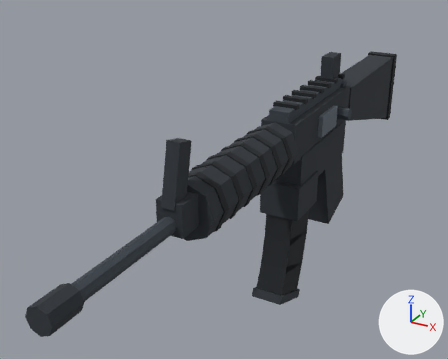
Renders of the FBX model assets/3d/export/wpn_m16.fbx from each side of a commit.
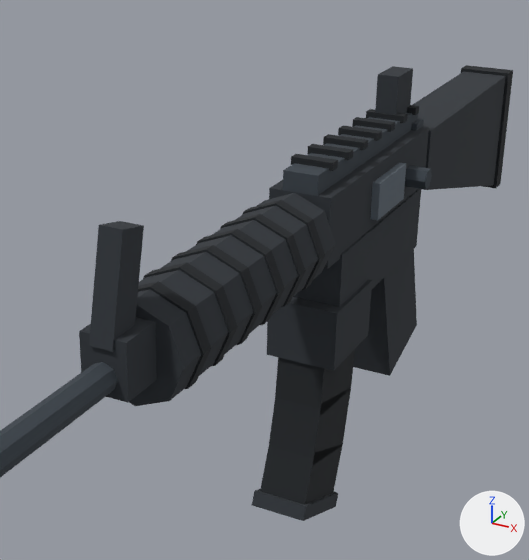
Old and new are each drawn whole from a 50 mm lens placed at (1.02, -2.91, 1.3), pointed at (-0.26, -0.6, 0.15) and again close up on the part from 25% to 91% of the width and 4% to 91% of the height. The lights are fixed; the arrows at lower right show +X, +Y and +Z. The last two pictures show the newer version.

The first close-up shows 'wpn_m16'.
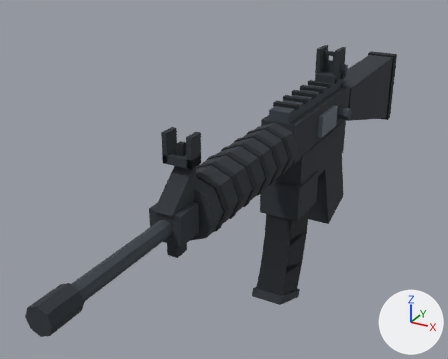
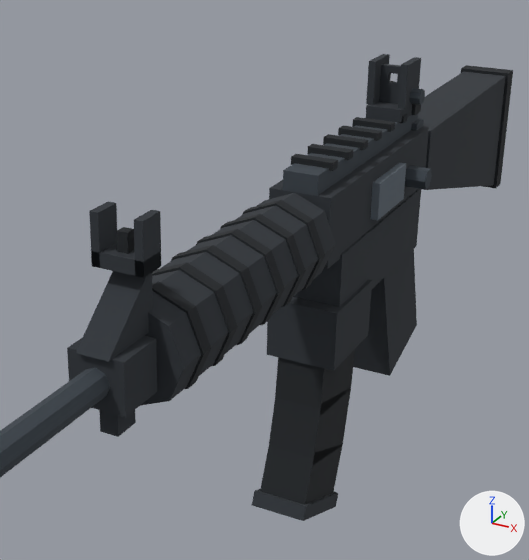
Boxes (x1, y1, x2, y2) around the edits, measured in the close-ups (529 x 560 px; the box of a moved part takes in the faces that stretch with it):
```json
{"object": "wpn_m16", "change": "reshaped", "before": [0, 65, 513, 521], "after": [0, 54, 513, 521]}
{"part": 1, "of": "me_wpn_m16", "change": "added", "after": [366, 102, 412, 123]}
{"part": 2, "of": "me_wpn_m16", "change": "added", "after": [411, 104, 421, 115]}
{"part": 3, "of": "me_wpn_m16", "change": "added", "after": [366, 54, 390, 105]}
{"part": 4, "of": "me_wpn_m16", "change": "added", "after": [398, 57, 421, 109]}
{"part": 5, "of": "me_wpn_m16", "change": "added", "after": [409, 88, 425, 105]}
{"part": 6, "of": "me_wpn_m16", "change": "moved or reshaped", "before": [79, 317, 157, 403], "after": [67, 336, 157, 417]}
{"part": 7, "of": "me_wpn_m16", "change": "added", "after": [99, 410, 136, 437]}
{"part": 8, "of": "me_wpn_m16", "change": "added", "after": [76, 271, 153, 362]}
{"part": 9, "of": "me_wpn_m16", "change": "added", "after": [117, 227, 134, 254]}
{"part": 10, "of": "me_wpn_m16", "change": "added", "after": [379, 64, 401, 104]}
{"part": 11, "of": "me_wpn_m16", "change": "added", "after": [89, 202, 161, 278]}
{"part": 12, "of": "me_wpn_m16", "change": "deleted", "before": [89, 221, 144, 352]}
{"part": 13, "of": "me_wpn_m16", "change": "deleted", "before": [375, 66, 413, 115]}
```

Edits to the scene script, one JSON object a line:
```json
{"block": "me_wpn_m16", "where": "# used by ob_wpn_m16; location = (0.0, 0.0, 0.0)"}
{"block": "me_wpn_m16", "where": "# verts and faces of me_wpn_m16; kept vertices keep their numbers, new ones are numbered from 386"}
{"block": "me_wpn_m16", "where": "# before: 128 (-0.03, -0.01, 0.51) at pixel (374, 117), 129 (-0.03, -0.01, 0.63) at pixel (377, 74), 130 (-0.03, 0.11, 0.51), 131 (-0.03, 0.11, 0.63) at pixel (392, 66), 132 (0.03, -0.01, 0.51)"}
{"block": "me_wpn_m16", "where": "# before: 133 (0.03, -0.01, 0.63) at pixel (398, 76), 134 (0.03, 0.11, 0.51), 135 (0.03, 0.11, 0.63) at pixel (413, 68)"}
{"op": "remove", "block": "me_wpn_m16", "code": "me_wpn_m16.from_pydata(...)  # 386 vertices, 269 faces; spans x -0.12..0.14, y -2.02..1.06, z -0.5..0.63"}
{"op": "add", "block": "me_wpn_m16", "code": "me_wpn_m16.from_pydata(...)  # 484 vertices, 350 faces; spans x -0.12..0.14, y -2.02..1.06, z -0.5..0.67"}
{"block": "me_wpn_m16", "change": "me_wpn_m16 part 1: a new loose piece, a box spanning x -0.05..0.05, y -0.03..0.11, z 0.51..0.545, in mat_palette (picture img_palette_png)"}
{"block": "me_wpn_m16", "change": "me_wpn_m16 part 2: a new loose piece, a box spanning x -0.06..0.06, y 0.065..0.115, z 0.51..0.54, in mat_palette (picture img_palette_png)"}
{"block": "me_wpn_m16", "change": "me_wpn_m16 part 3: a new loose piece, a box spanning x -0.056..-0.036, y -0.015..0.095, z 0.545..0.665, in mat_palette (picture img_palette_png)"}
{"block": "me_wpn_m16", "change": "me_wpn_m16 part 4: a new loose piece, a box spanning x 0.036..0.056, y -0.015..0.095, z 0.545..0.665, in mat_palette (picture img_palette_png)"}
{"block": "me_wpn_m16", "change": "me_wpn_m16 part 5: a new loose piece, an 8-sided cylinder along x spanning x 0.055..0.085, y 0.018..0.062, z 0.548..0.592, in mat_palette (picture img_palette_png)"}
{"block": "me_wpn_m16", "change": "me_wpn_m16 part 6: the loose piece of 8 vertices spanning x -0.05..0.05, y -1.43..-1.33, z 0.32..0.44 is moved by (0.0, -0.02, -0.02)"}
{"block": "me_wpn_m16", "change": "me_wpn_m16 part 7: a new loose piece, a box spanning x -0.02..0.02, y -1.42..-1.36, z 0.235..0.305, in mat_palette (picture img_palette_png)"}
{"block": "me_wpn_m16", "change": "me_wpn_m16 part 8: the loose piece of 6 vertices spanning x -0.08..0.08, y 0.18..1.0, z 0.04..0.26 is copied, and the copy is scaled about its middle by (-0.467, 0.183, -0.591), then moved by (0.0, -1.98, 0.33); it spans x -0.04..0.04, y -1.47..-1.31, z 0.41..0.54"}
{"block": "me_wpn_m16", "change": "me_wpn_m16 part 9: a new loose piece, a box spanning x -0.011..0.011, y -1.356..-1.334, z 0.545..0.615, in mat_palette (picture img_palette_png)"}
{"block": "me_wpn_m16", "change": "me_wpn_m16 part 10: a new loose piece of 24 vertices spanning x -0.04..0.04, y 0.03..0.05, z 0.54..0.65, in mat_palette (picture img_palette_png)"}
{"block": "me_wpn_m16", "change": "me_wpn_m16 part 11: a new loose piece of 20 vertices spanning x -0.05..0.05, y -1.38..-1.32, z 0.55..0.65, in mat_palette (picture img_palette_png)"}
{"block": "me_wpn_m16", "change": "me_wpn_m16 part 12: the loose piece of 8 vertices spanning x -0.03..0.03, y -1.44..-1.32, z 0.41..0.63 is deleted"}
{"block": "me_wpn_m16", "change": "me_wpn_m16 part 13"}
{"op": "add", "block": "me_wpn_m16", "code": "delete_vertices([*range(128, 136)])  # with the faces that use them"}
```
